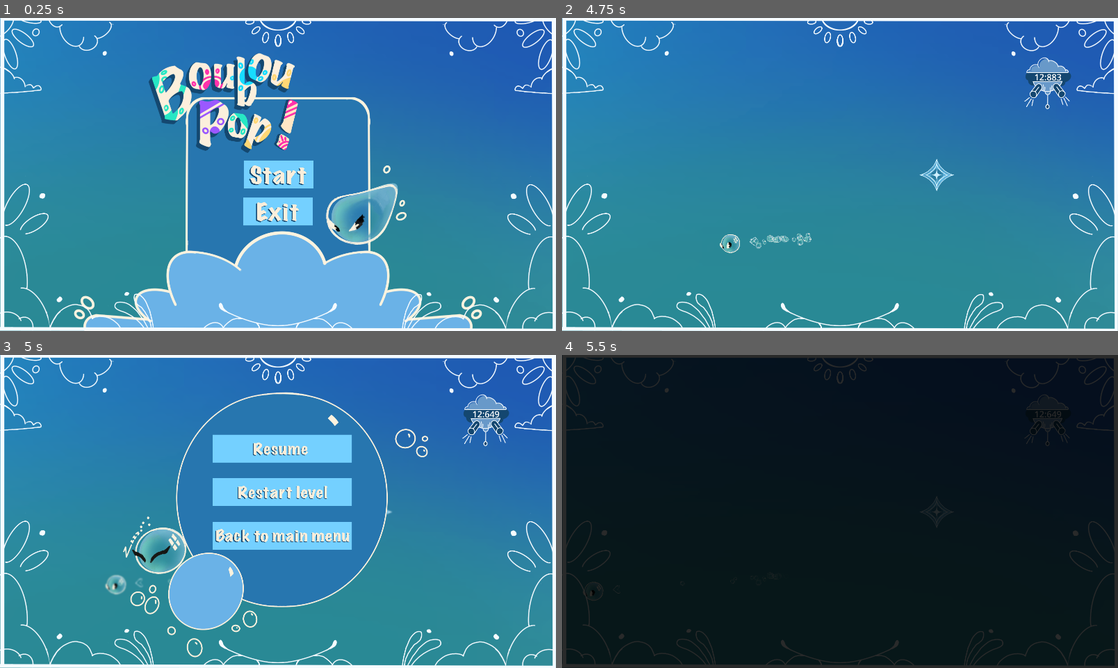
Above: before the commit, frames 1-4 (two rows, left to right).
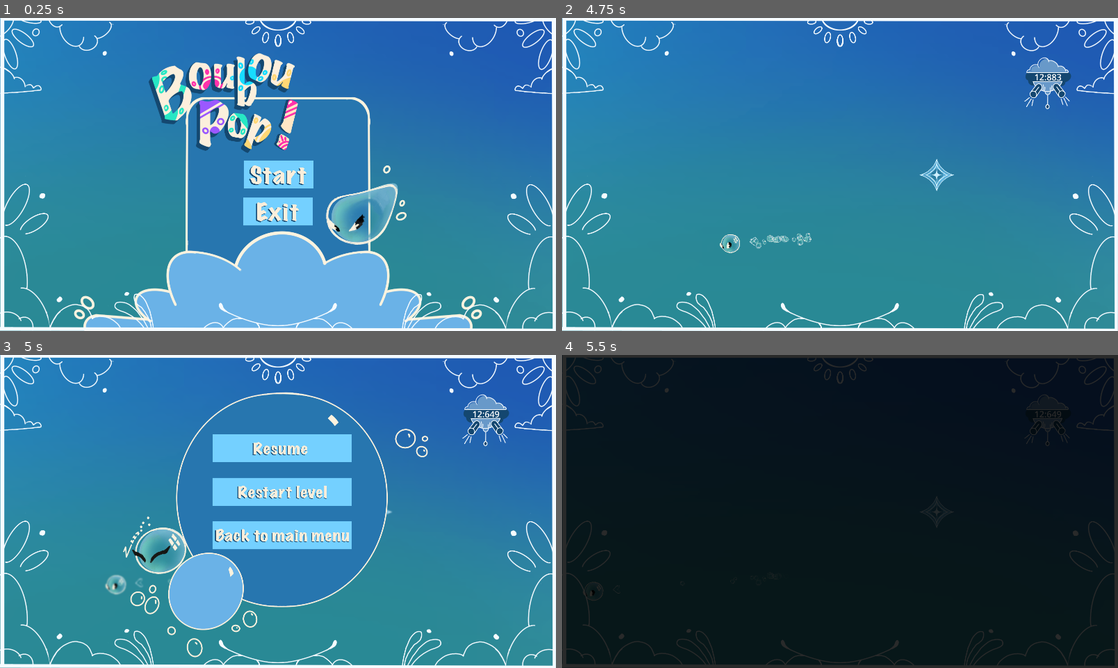
Above: after the commit, the same moments.

Repository: davifarhi/GGJ25-CrashSim-Untitled
Game: Godot game, scene res://scenes/levels/hello.tscn
Two runs of this game, one before a commit and one after it. Both use one fixed random seed, a clock stepped at 60 frames per second and the inputs below.
Inputs (mouse positions are in pixels of both pictures, inside the frame that each line leads up to):
- Up to frame 1 (0.25 s): no input
- Up to frame 2 (4.75 s): click (840, 174) at 0.5 s; move the mouse to (962, 158) at 1.27 s; click (962, 158) at 1.35 s; move the mouse to (728, 190) at 2.02 s; tap Delete at 2.1, 3.6 s; move the mouse to (895, 105) at 2.77 s; click (895, 105) at 2.85 s; move the mouse to (812, 237) at 3.52 s; tap Enter at 4.25 s; move the mouse to (1006, 221) at 4.27 s; click (1006, 221) at 4.35 s
- Up to frame 3 (5 s): tap Escape (TogglePause) at 4.9 s
- Up to frame 4 (5.5 s): click (845, 492) at 5 s

Frames 1-2 are identical in both runs. In frame 3, 0.7% of the frame differs, in the area x 38-64%, y 25-63%; in frame 4, nothing differs.

Commit message:
pause menu buttons repositinned

Diff:
--- a/ggj-crashsim-untilted/autoloads/pause_menu.tscn
+++ b/ggj-crashsim-untilted/autoloads/pause_menu.tscn
@@ -33,7 +33,7 @@
 color = Color(1, 1, 1, 0)
 
 [node name="PauseButtons" type="Node2D" parent="."]
-position = Vector2(975, 539)
+position = Vector2(974, 538)
 
 [node name="Resume" parent="PauseButtons" instance=ExtResource("3_7a1nm")]
 offset_left = 0.0
